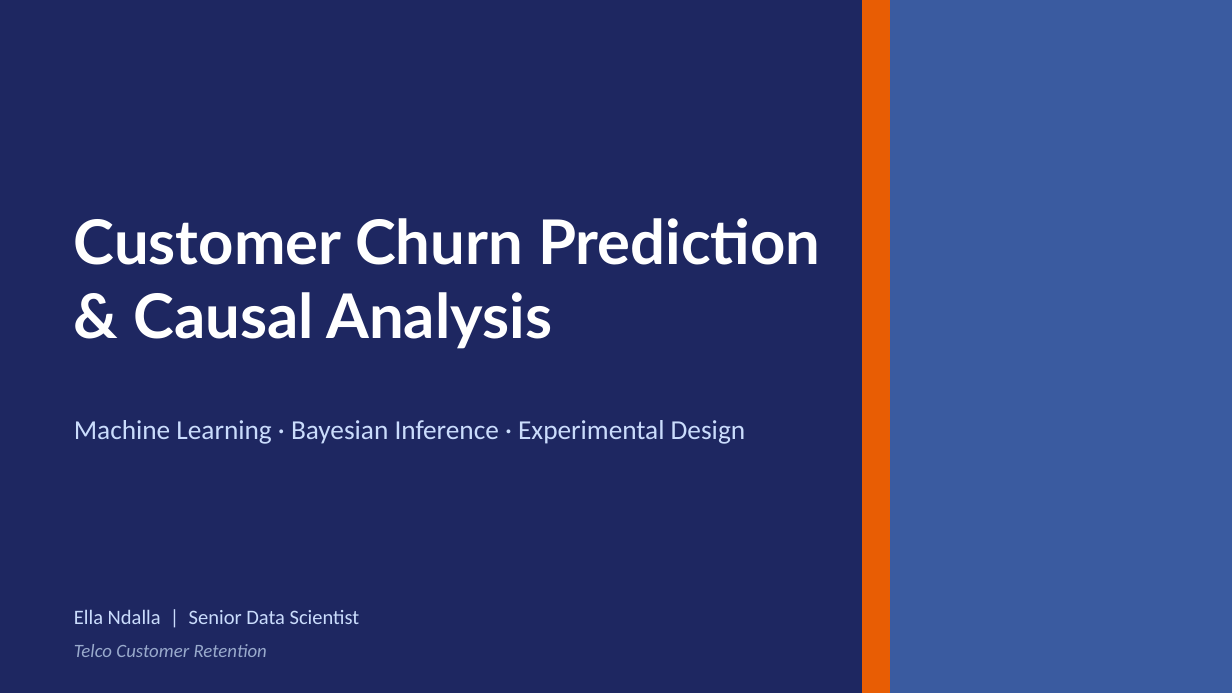
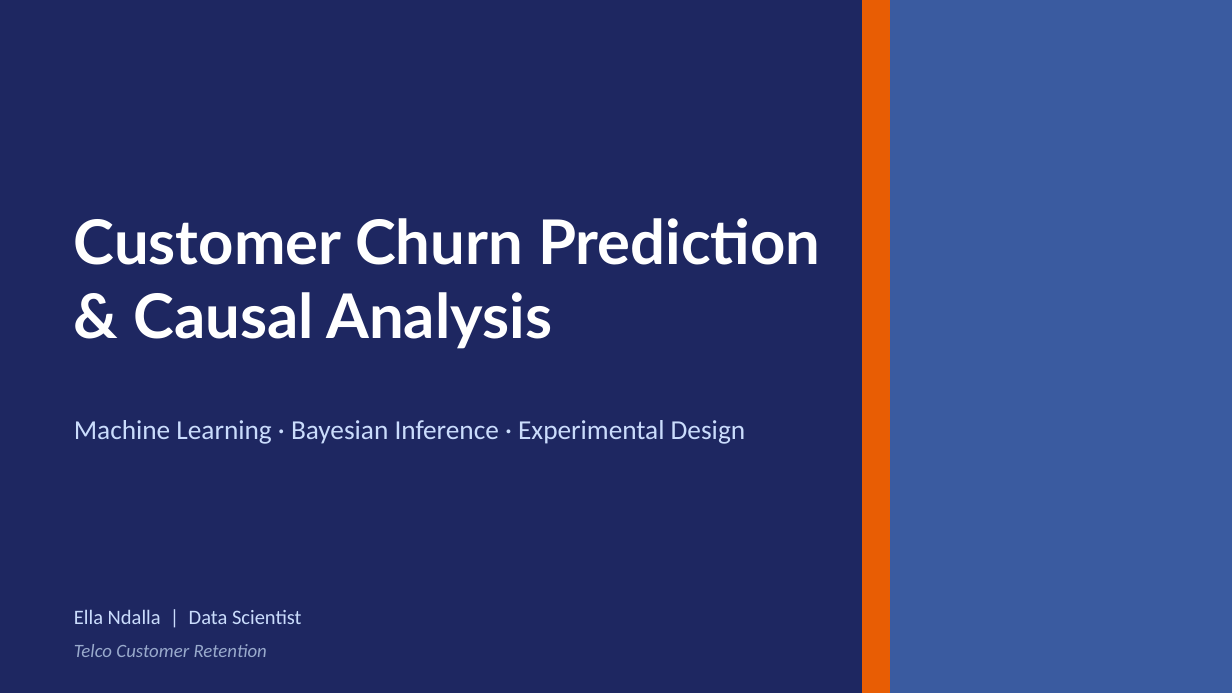
Before and after one commit to EllaN12/Customer_Churn_Analysis, a slide deck: slide 1 of Customer_Churn_Final.pptx. Drawn at 1232x693 pixels with LibreOffice and Linux fonts; fonts in the diff are those of the drawing. Boxes give left, top, right and bottom in pixels: in the first picture for what was removed or moved away, otherwise in the second. Text is boxed around its words. In the diff, an @@ line names an element or a change of style, - is before the commit and + after.

```diff
--- a/Customer_Churn_Final.pptx
+++ b/Customer_Churn_Final.pptx
@@ text at box(74, 609, 302, 624): text changed @@
-Ella Ndalla | Senior Data Scientist
+Ella Ndalla | Data Scientist
```
Also in this commit, not shown: 3 other slides changed.
